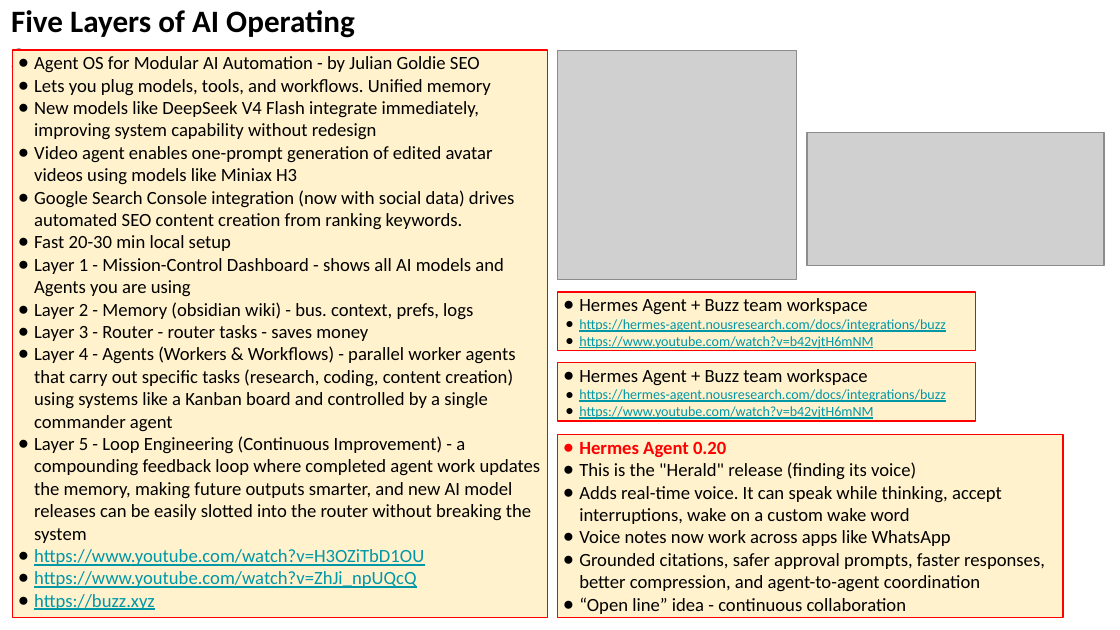
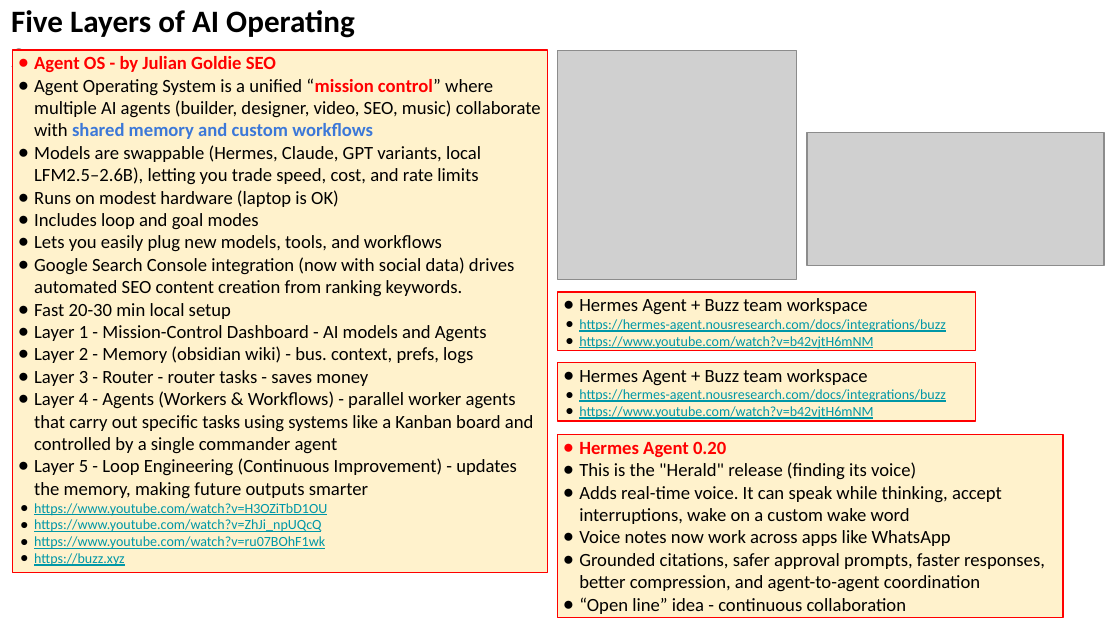
Before and after one commit to lselector/seminar, a slide deck: slide 10 of 2026/2026-08-07-AI-Updates.pptx (slide 8 before the commit). Drawn at 1120x630 pixels with LibreOffice and Linux fonts; fonts in the diff are those of the drawing; grey boxes stand for pictures. Boxes give left, top, right and bottom in pixels: in the first picture for what was removed or moved away, otherwise in the second. Text is boxed around its words. In the diff, an @@ line names an element or a change of style, - is before the commit and + after.

```diff
--- a/2026/2026-08-07-AI-Updates.pptx
+++ b/2026/2026-08-07-AI-Updates.pptx
@@ rectangle "Agent OS - by Julian ...": place and size @@
-rectangle "Agent OS - by Julian ..." at <box>12,50,548,618</box>
+rectangle "Agent OS - by Julian ..." at <box>12,50,548,573</box>
@@ text in rectangle at <box>34,56,541,252</box>: text changed @@
-● Agent OS for Modular AI Automation - by Julian Goldie SEO
-● Lets you plug models, tools, and workflows. Unified memory
-● New models like DeepSeek V4 Flash integrate immediately, improving system capability without redesign
-● Video agent enables one-prompt generation of edited avatar videos using models like Miniax H3
+● Agent OS - by Julian Goldie SEO
+● Agent Operating System is a unified “mission control” where multiple AI agents (builder, designer, video, SEO, music) collaborate with shared memory and custom workflows
+● Models are swappable (Hermes, Claude, GPT variants, local LFM2.5–2.6B), letting you trade speed, cost, and rate limits
+● Runs on modest hardware (laptop is OK)
+● Includes loop and goal modes
+● Lets you easily plug new models, tools, and workflows
@@ text in rectangle at <box>34,325,487,342</box>: text changed @@
-● Layer 1 - Mission-Control Dashboard - shows all AI models and Agents you are using
+● Layer 1 - Mission-Control Dashboard - AI models and Agents
@@ text in rectangle at <box>34,391,534,499</box>: text changed @@
-● Layer 4 - Agents (Workers & Workflows) - parallel worker agents that carry out specific tasks (research, coding, content creation) using systems like a Kanban board and controlled by a single commander agent
-● Layer 5 - Loop Engineering (Continuous Improvement) - a compounding feedback loop where completed agent work updates the memory, making future outputs smarter, and new AI model releases can be easily slotted into the router without breaking the system
+● Layer 4 - Agents (Workers & Workflows) - parallel worker agents that carry out specific tasks using systems like a Kanban board and controlled by a single commander agent
+● Layer 5 - Loop Engineering (Continuous Improvement) - updates the memory, making future outputs smarter
@@ text in rectangle at <box>34,503,327,566</box>: size 12 to 9 pt in "https://www.youtube.com/watch?v=H3OZiTbD1OU", "https://www.youtube.com/watch?v=ZhJi_npUQcQ", "https://buzz.xyz"; indent changed @@
@@ text in rectangle at <box>34,536,325,549</box>: paragraph added @@
+● https://www.youtube.com/watch?v=ru07BOhF1wk
```
Also in this commit, not shown: 13 other slides changed, 7 slides added.
